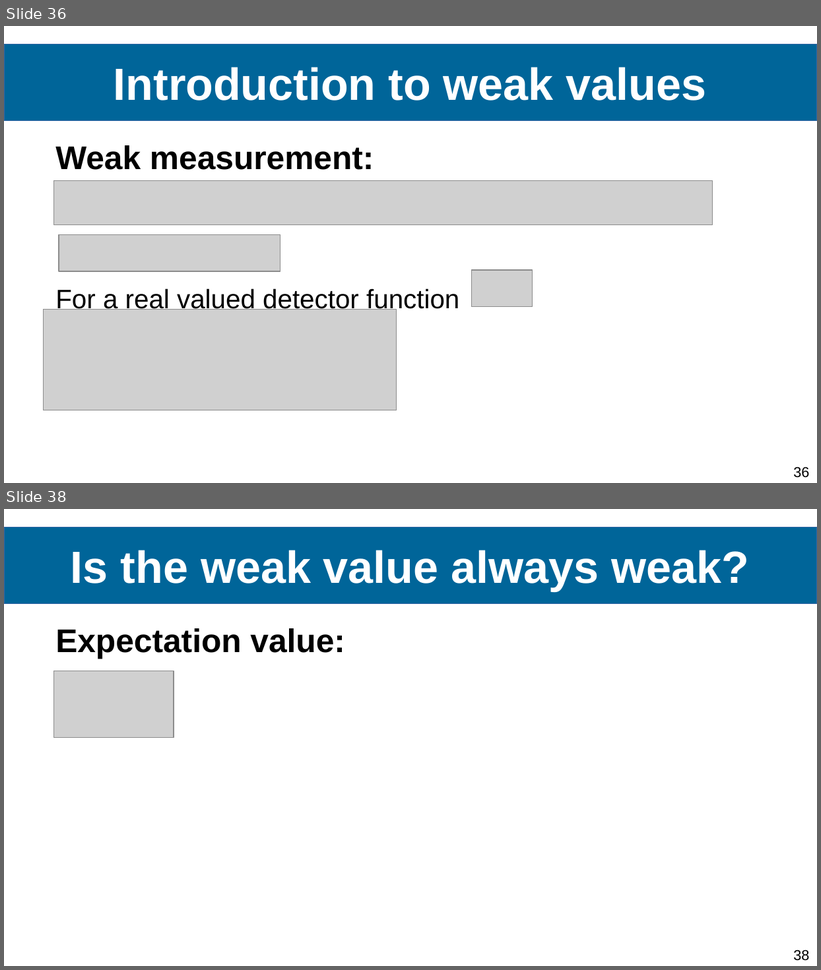
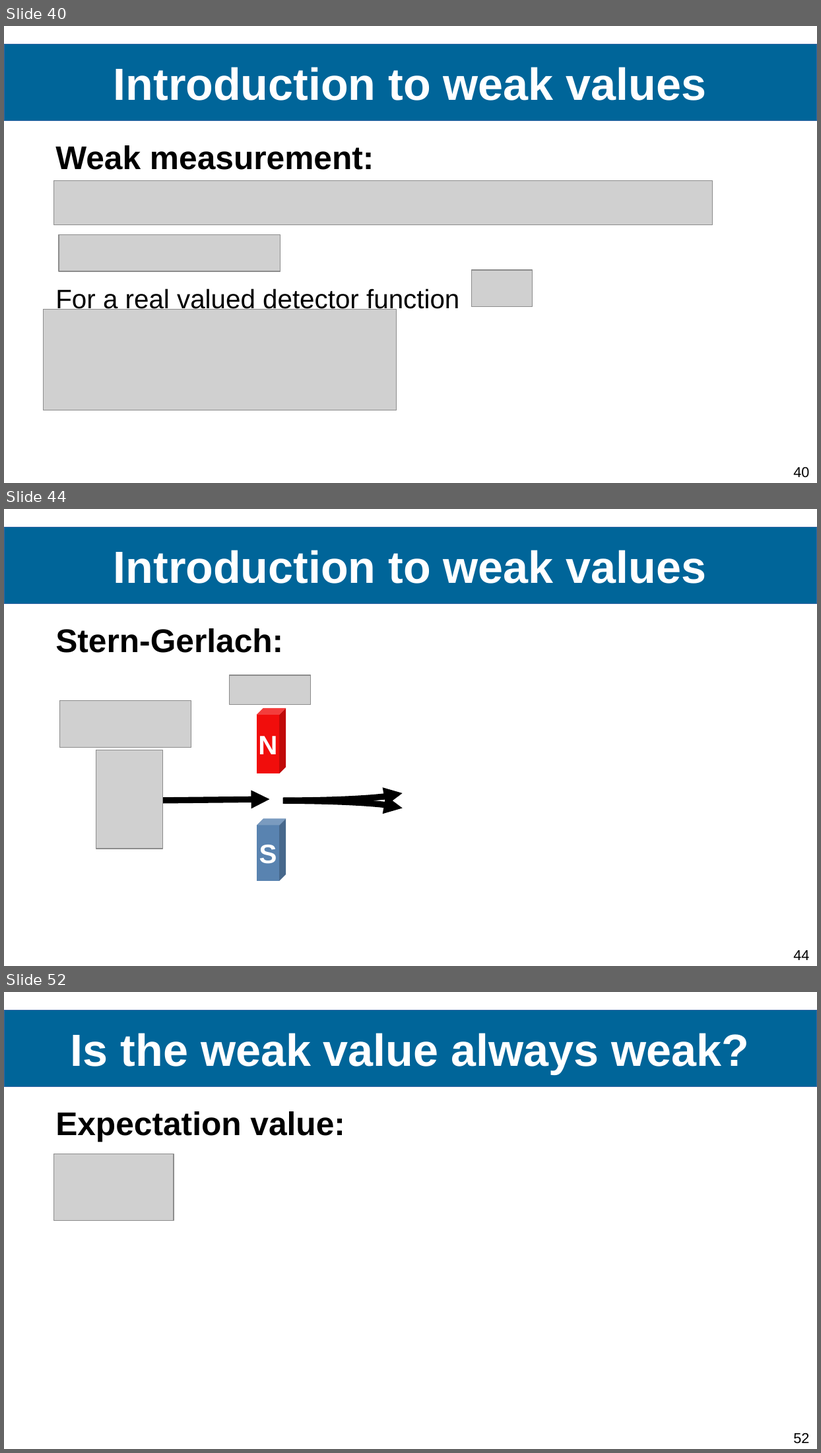
Before and after one commit to Ismaele-vincent/PhD, a slide deck: 2024/Conference abstract/Conference FOMO/Presentation FOMO 2024.odp. Shown one above the other, each under a label of ours: slides 36 and 38 before the commit, slides 40, 44 and 52 after it; the slides between them are not shown. The pictures are 821x970 and 821x1453 pixels, drawn with LibreOffice and Linux fonts; fonts in the diff are those of the drawing; grey boxes stand for pictures; background and template pictures are left out. Boxes give left, top, right and bottom in pixels: in the first picture for what was removed or moved away, otherwise in the second. Text is boxed around its words. In the diff, an @@ line names an element or a change of style, - is before the commit and + after.

```diff
--- a/2024/Conference abstract/Conference FOMO/Presentation FOMO 2024.odp
+++ b/2024/Conference abstract/Conference FOMO/Presentation FOMO 2024.odp
@@ slide 44 added at (4, 509, 817, 966), background #FFFFFF; not listed: 1 template element that a slide beside it also shows @@
@@ title added at (4, 527, 817, 604), fill #006599, outline #3465A4 0 pt, 44 pt, text #FFFFFF, bold @@
+Introduction to weak values
@@ text added at (55, 628, 283, 653), 32 pt, text #000000, bold @@
+Stern-Gerlach:
@@ picture added at (230, 675, 311, 704) @@
@@ picture added at (60, 701, 191, 748) @@
@@ cube added at (256, 708, 286, 774), fill #F10D0C, 26 pt, text #FFFFFF, bold @@
+N
@@ picture added at (96, 751, 162, 849) @@
@@ arc (boxed as its full ellipse) added at (160, 783, 405, 801), outline #000000 6.01 pt @@
@@ arrow added from (154, 801) to (269, 799), #000000 6.01 pt @@
@@ arc (boxed as its full ellipse) added at (158, 801, 404, 819), outline #000000 6.01 pt @@
@@ cube added at (256, 819, 286, 882), fill #5983B0, 26 pt, text #FFFFFF, bold @@
+S
@@ what was slide 36 is now slide 40 @@
@@ page number at (793, 468, 809, 478): text changed @@
-36
+40
@@ what was slide 38 is now slide 52 @@
@@ page number at (793, 1434, 809, 1444): text changed @@
-38
+52
```
Also in this commit, not shown: 11 slides changed, 13 other slides added, 6 other files.
